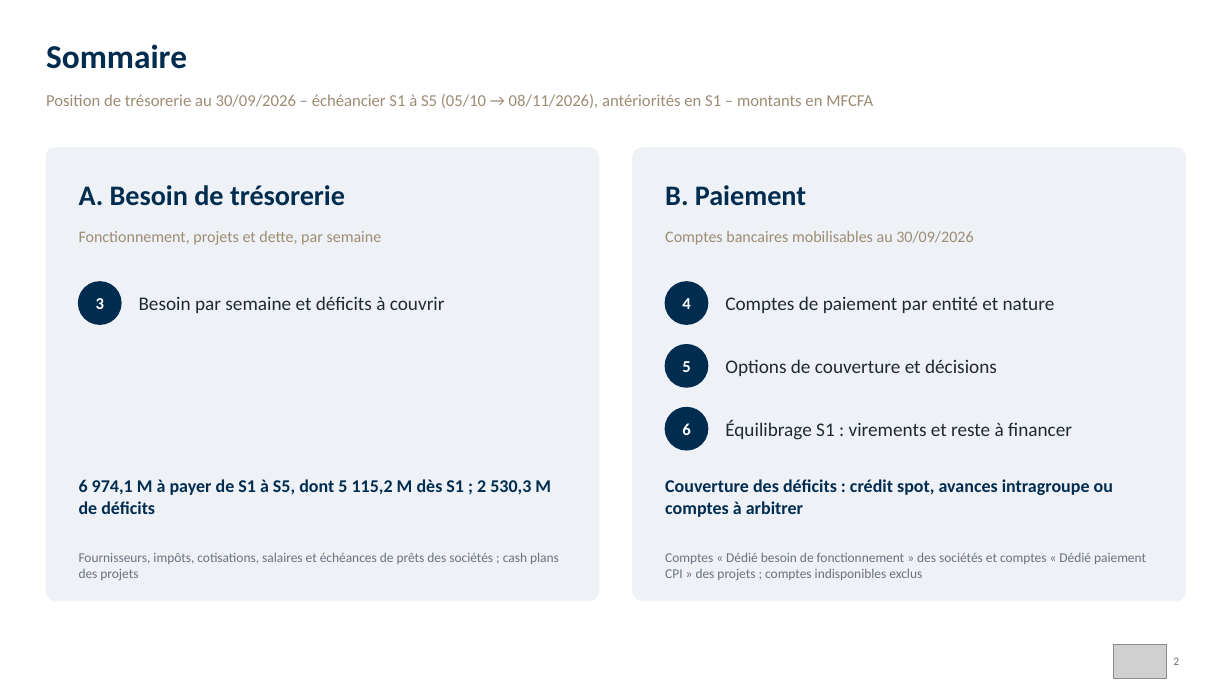
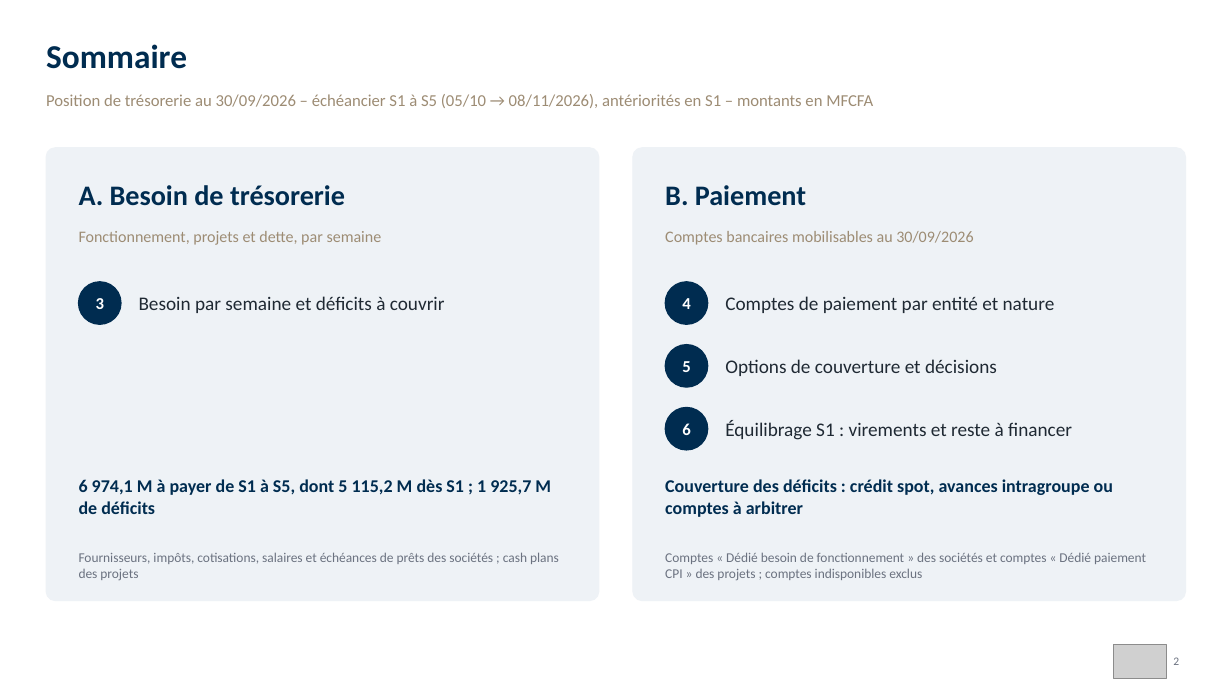
Before and after one commit to angehkouadio/claudeproject, a slide deck: slide 2 of RCI_Besoins_Tresorerie_Comptes_Paiement_30-09-2026.pptx. Drawn at 1232x693 pixels with LibreOffice and Linux fonts; fonts in the diff are those of the drawing; grey boxes stand for pictures. Boxes give left, top, right and bottom in pixels: in the first picture for what was removed or moved away, otherwise in the second. Text is boxed around its words. In the diff, an @@ line names an element or a change of style, - is before the commit and + after.

```diff
--- a/RCI_Besoins_Tresorerie_Comptes_Paiement_30-09-2026.pptx
+++ b/RCI_Besoins_Tresorerie_Comptes_Paiement_30-09-2026.pptx
@@ text at [79,479,551,514]: text changed @@
-6 974,1 M à payer de S1 à S5, dont 5 115,2 M dès S1 ; 2 530,3 M de déficits
+6 974,1 M à payer de S1 à S5, dont 5 115,2 M dès S1 ; 1 925,7 M de déficits
```
Also in this commit, not shown: 4 other slides changed, 3 other files.
